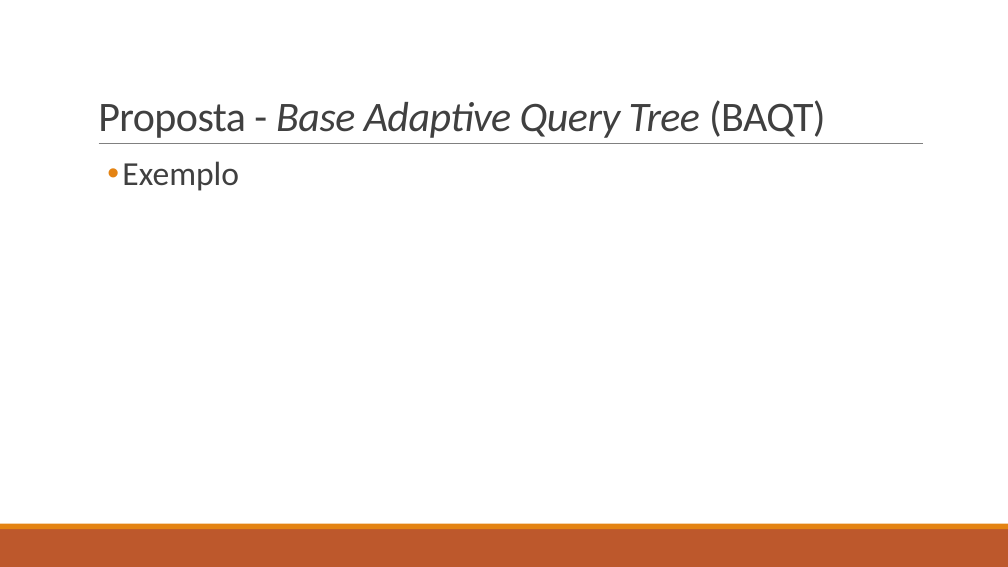
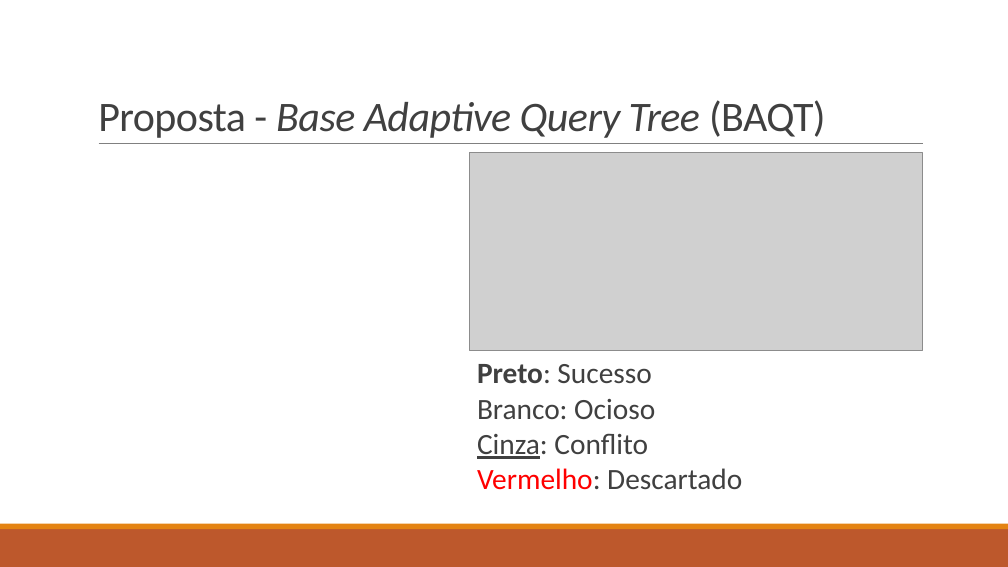
Before and after one commit to DMCabessa/Siscom, a slide deck: slide 12 of Presentation/A New Adaptive Query Tree on Resolving RFID.pptx (slide 7 before the commit). Drawn at 1008x567 pixels with LibreOffice and Linux fonts; fonts in the diff are those of the drawing; grey boxes stand for pictures. Boxes give left, top, right and bottom in pixels: in the first picture for what was removed or moved away, otherwise in the second. Text is boxed around its words. In the diff, an @@ line names an element or a change of style, - is before the commit and + after.

```diff
--- a/Presentation/A New Adaptive Query Tree on Resolving RFID.pptx
+++ b/Presentation/A New Adaptive Query Tree on Resolving RFID.pptx
@@ text removed at (122,161,239,191) @@
-  • Exemplo
@@ picture added at (470,153,923,351) @@
@@ text added at (477,364,742,490), 28 pt, text #404040 @@
+Preto: Sucesso
+Branco: Ocioso
+Cinza: Conflito
+Vermelho: Descartado
```
Also in this commit, not shown: 2 other slides changed, 10 slides added, 12 other files.
